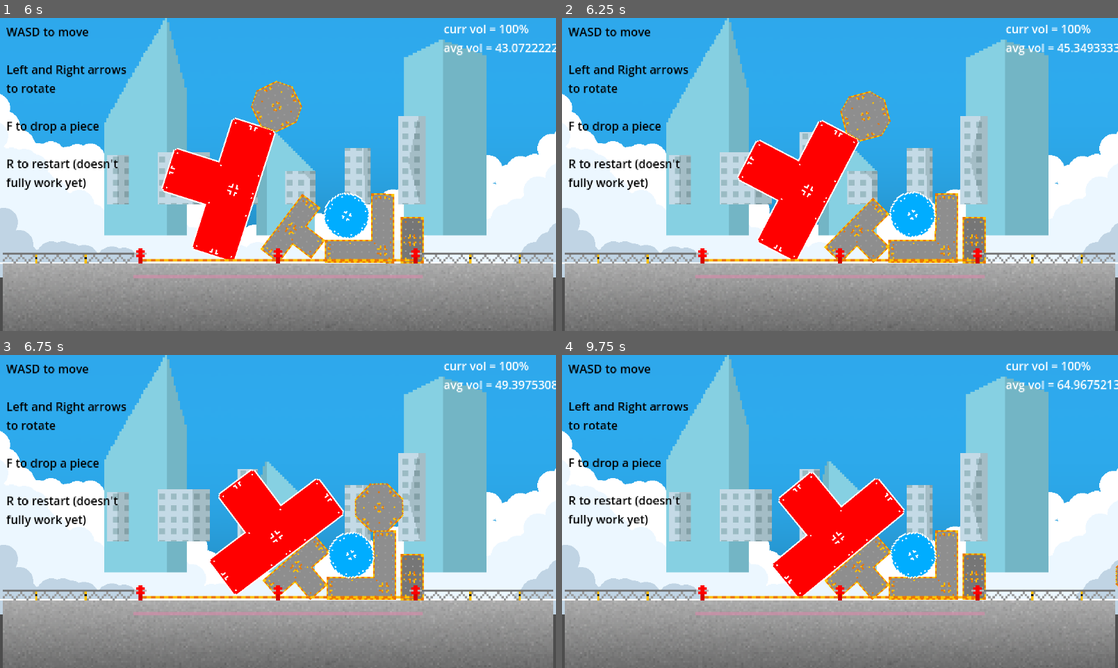
Above: before the commit, frames 1-4 (two rows, left to right).
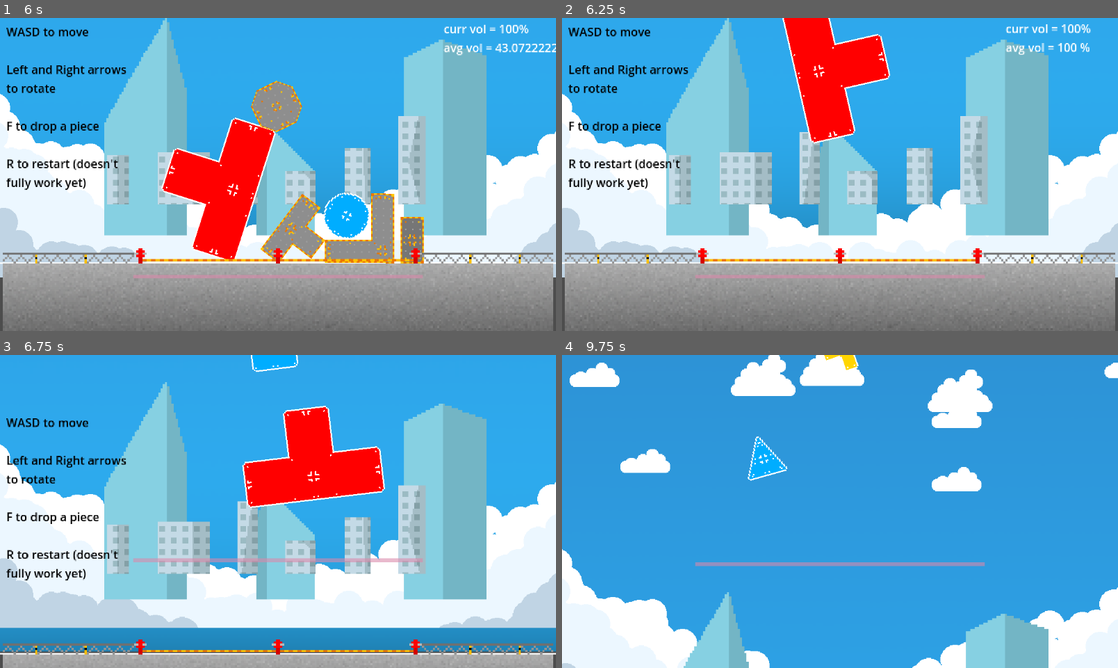
Above: after the commit, the same moments.

Repository: drew-abbo/gmtk_game_jam_game
Game: Godot game, scene res://main.tscn
Two runs of this game, one before a commit and one after it. Both use one fixed random seed, a clock stepped at 60 frames per second and the inputs below.
Inputs:
- Up to frame 1 (6 s): hold D (move_right) 0.53-1.28 s; tap F (drop_piece) every 0.75 s from 0.6 to 5.85 s; hold S (move_down) 1.28-2.03 s; hold D (move_right) 2.03-2.78 s; hold W (move_up) 2.78-3.53 s; hold A (move_left) 3.53-5.03 s; tap R (restart) at 4.15 s; hold S (move_down) 5.03-5.78 s; hold D (move_right) from 5.78 s (still down)
- Up to frame 2 (6.25 s): keep holding D (move_right)
- Up to frame 3 (6.75 s): release D (move_right) at 6.53 s; hold W (move_up) from 6.53 s (still down); tap F (drop_piece) at 6.6 s
- Up to frame 4 (9.75 s): release W (move_up) at 7.28 s; hold D (move_right) 7.28-8.03 s; tap F (drop_piece) every 0.75 s from 7.35 to 9.6 s; hold S (move_down) 8.03-8.78 s; hold A (move_left) 8.78-9.53 s; hold W (move_up) from 9.53 s (still down)

Frame 1 is identical in both runs. In frame 2, 14% of the frame differs, in the area x 2-100%, y 0-79%; in frame 3, 50%; in frame 4, 72%, in the area x 0-100%, y 0-100%.

Commit message:
added the ability to restart (it sucks kinda)

Diff:
--- a/main.gd
+++ b/main.gd
@@ -42,6 +42,8 @@
 @onready var main_camera: Camera2D = $MainCamera
 
 @onready var volume_reporter: VolumeReporter = $MainCamera/VolumeReporter
+
+@onready var game_over_delay_timer: Timer = $GameOverDelayTimer
 
 var user_current_piece: BuildingPiece = null
 
@@ -95,6 +97,8 @@
 	vertical_camera_move_speed = 0
 	main_camera.position = camera_start_position
 
+	# start a timer to reset the scene tree
+	game_over_delay_timer.start()
 
 ## Spawns a new building piece for the player
 func _spawn_new_building_piece() -> void:
@@ -146,3 +150,8 @@
 
 	# spawn a new building piece when this one collides
 	user_current_piece.connect("building_piece_collided", _spawn_new_building_piece)
+
+
+# end the game
+func _on_game_over_delay_timer_timeout() -> void:
+	get_tree().reload_current_scene()
--- a/main.tscn
+++ b/main.tscn
@@ -224,3 +224,9 @@
 [node name="Sprite2D8" type="Sprite2D" parent="WorldGraphics/ParallaxBackground/Clouds 3"]
 position = Vector2(317, -503)
 texture = ExtResource("6_7rwo3")
+
+[node name="GameOverDelayTimer" type="Timer" parent="."]
+wait_time = 2.0
+one_shot = true
+
+[connection signal="timeout" from="GameOverDelayTimer" to="." method="_on_game_over_delay_timer_timeout"]
